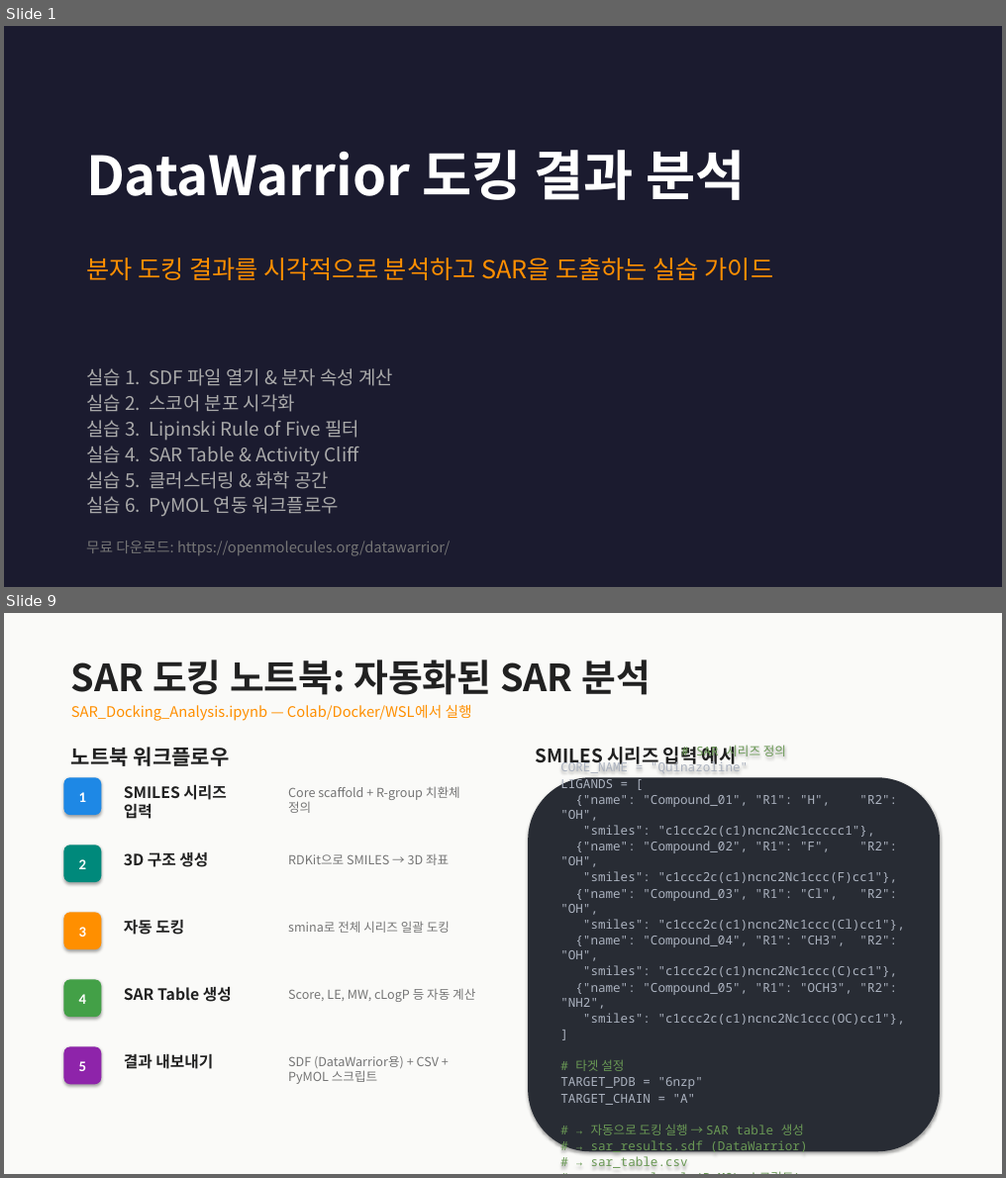
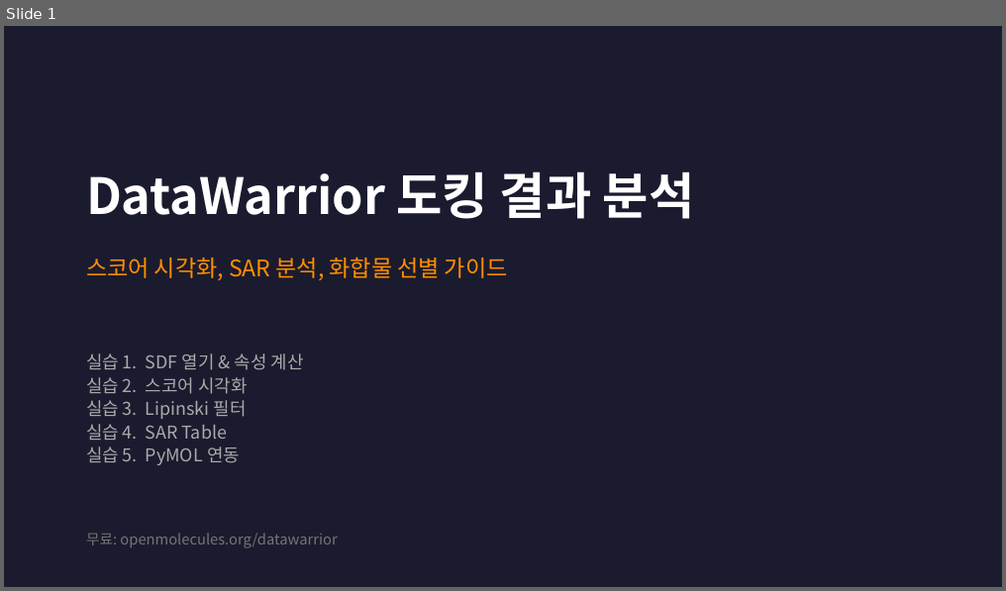
Before and after one commit to fourmodern/molecular_docking_tutorial, a slide deck: DataWarrior_Tutorial.pptx. Shown one above the other, each under a label of ours: slides 1 and 9 before the commit, slide 1 after it; the slides between them are not shown. The pictures are 1006x1178 and 1006x591 pixels, drawn with LibreOffice and Linux fonts; fonts in the diff are those of the drawing. Boxes give left, top, right and bottom in pixels: in the first picture for what was removed or moved away, otherwise in the second. Text is boxed around its words. In the diff, an @@ line names an element or a change of style, - is before the commit and + after.

```diff
--- a/DataWarrior_Tutorial.pptx
+++ b/DataWarrior_Tutorial.pptx
@@ slide 9 removed at bbox=[4, 613, 1002, 1174], background #FFFFFF @@
@@ rectangle removed at bbox=[4, 613, 1002, 1174] @@
@@ text removed at bbox=[71, 660, 650, 695] @@
-SAR 도킹 노트북: 자동화된 SAR 분석
@@ text removed at bbox=[71, 705, 472, 721] @@
-SAR_Docking_Analysis.ipynb — Colab/Docker/WSL에서 실행
@@ text removed at bbox=[71, 747, 230, 766] @@
-노트북 워크플로우
@@ text removed at bbox=[536, 746, 737, 767] @@
-SMILES 시리즈 입력 예시
@@ rounded rectangle removed at bbox=[63, 777, 101, 815] @@
-1
@@ text removed at bbox=[124, 784, 226, 819] @@
-SMILES 시리즈 입력
@@ text removed at bbox=[288, 786, 460, 813] @@
-Core scaffold + R-group 치환체 정의
@@ rounded rectangle removed at bbox=[528, 777, 940, 1152] @@
-# SAR 시리즈 정의
-CORE_NAME = "Quinazoline"
-LIGANDS = [
-{"name": "Compound_01", "R1": "H", "R2": "OH",
-"smiles": "c1ccc2c(c1)ncnc2Nc1ccccc1"},
-{"name": "Compound_02", "R1": "F", "R2": "OH",
-"smiles": "c1ccc2c(c1)ncnc2Nc1ccc(F)cc1"},
-{"name": "Compound_03", "R1": "Cl", "R2": "OH",
-"smiles": "c1ccc2c(c1)ncnc2Nc1ccc(Cl)cc1"},
-{"name": "Compound_04", "R1": "CH3", "R2": "OH",
-"smiles": "c1ccc2c(c1)ncnc2Nc1ccc(C)cc1"},
-{"name": "Compound_05", "R1": "OCH3", "R2": "NH2",
-"smiles": "c1ccc2c(c1)ncnc2Nc1ccc(OC)cc1"},
-]
-# 타겟 설정
-TARGET_PDB = "6nzp"
-TARGET_CHAIN = "A"
-# → 자동으로 도킹 실행 → SAR table 생성
-# → sar_results.sdf (DataWarrior)
-# → sar_table.csv
-# → sar_pymol.pml (PyMOL 스크립트)
@@ rounded rectangle removed at bbox=[63, 845, 101, 882] @@
-2
@@ text removed at bbox=[124, 853, 208, 867] @@
-3D 구조 생성
@@ text removed at bbox=[288, 855, 449, 865] @@
-RDKit으로 SMILES → 3D 좌표
@@ rounded rectangle removed at bbox=[63, 912, 101, 950] @@
-3
@@ text removed at bbox=[124, 920, 184, 935] @@
-자동 도킹
@@ text removed at bbox=[288, 921, 450, 933] @@
-smina로 전체 시리즈 일괄 도킹
@@ rounded rectangle removed at bbox=[63, 980, 101, 1017] @@
-4
@@ text removed at bbox=[124, 987, 232, 1002] @@
-SAR Table 생성
@@ text removed at bbox=[288, 988, 475, 1002] @@
-Score, LE, MW, cLogP 등 자동 계산
@@ rounded rectangle removed at bbox=[63, 1048, 101, 1084] @@
-5
@@ text removed at bbox=[124, 1055, 213, 1069] @@
-결과 내보내기
@@ text removed at bbox=[288, 1057, 439, 1084] @@
-SDF (DataWarrior용) + CSV + PyMOL 스크립트
@@ slide 1 changed as well @@
@@ text "DataWarrior 도킹 결과 분석": place and size @@
-text "DataWarrior 도킹 결과 분석" at bbox=[86, 150, 745, 200]
+text "DataWarrior 도킹 결과 분석" at bbox=[86, 172, 695, 219]
@@ text "DataWarrior 도킹 결과 분석" at bbox=[86, 172, 695, 219]: size 52 to 48 pt; less space between paragraphs @@
@@ text at bbox=[86, 257, 508, 280]: text changed; size 24 to 22 pt @@
-분자 도킹 결과를 시각적으로 분석하고 SAR을 도출하는 실습 가이드
+스코어 시각화, SAR 분석, 화합물 선별 가이드
@@ text at bbox=[86, 354, 304, 466]: text changed; size 18 to 17 pt @@
-실습 1. SDF 파일 열기 & 분자 속성 계산
-실습 2. 스코어 분포 시각화
-실습 3. Lipinski Rule of Five 필터
-실습 4. SAR Table & Activity Cliff
-실습 5. 클러스터링 & 화학 공간
-실습 6. PyMOL 연동 워크플로우
+실습 1. SDF 열기 & 속성 계산
+실습 2. 스코어 시각화
+실습 3. Lipinski 필터
+실습 4. SAR Table
+실습 5. PyMOL 연동
@@ text at bbox=[86, 533, 337, 549]: text changed @@
-무료 다운로드: https://openmolecules.org/datawarrior/
+무료: openmolecules.org/datawarrior
```
Also in this commit, not shown: 5 other slides changed, 1 slide added, 3 other slides removed, 1 other file.
